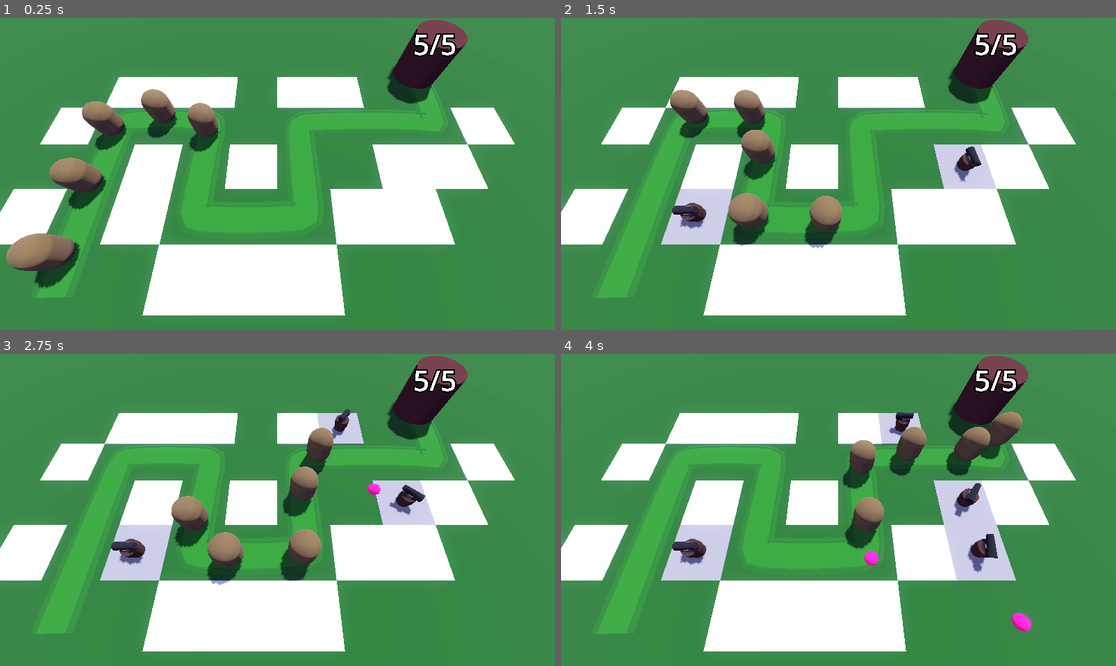
Above: before the commit, frames 1-4 (two rows, left to right).
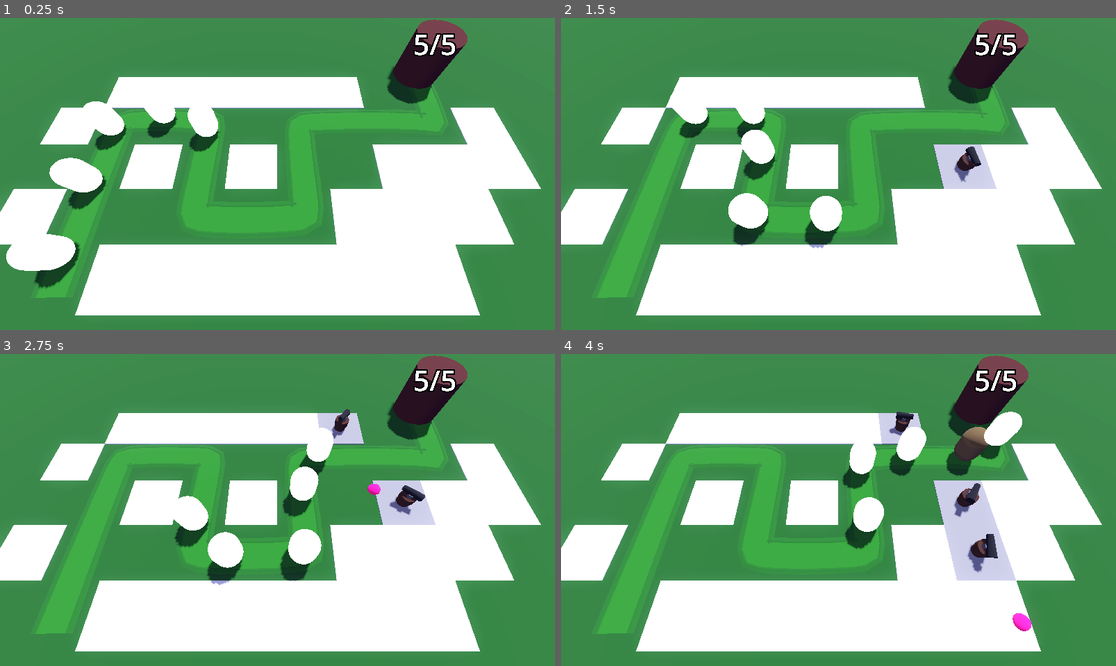
Above: after the commit, the same moments.

Repository: fbcs-hailey/Barbarian_blaster2
Game: Godot game, scene res://Base/base.tscn
The game is run twice, just before and just after one commit, with the same random seed, the same clock (stepped at 60 frames per second) and the same inputs.
Inputs (mouse positions are in pixels of both pictures, inside the frame that each line leads up to):
- Up to frame 1 (0.25 s): no input
- Up to frame 2 (1.5 s): move the mouse to (960, 158) at 0.52 s; click (960, 158) at 0.6 s; move the mouse to (727, 189) at 1.27 s; click (727, 189) at 1.35 s
- Up to frame 3 (2.75 s): move the mouse to (333, 441) at 2.02 s; click (333, 441) at 2.1 s
- Up to frame 4 (4 s): move the mouse to (810, 572) at 2.77 s; click (810, 572) at 2.85 s; move the mouse to (1005, 556) at 3.52 s; click (1005, 556) at 3.6 s

The runs differ from the first frame. In frame 1, 17% of the frame differs, in the area x 1-98%, y 18-96%; in frame 2, 16%; in frame 3, 16%; in frame 4, 15%.

Commit message:
Add animation Turret and Player

Diff:
--- a/Base/base.tscn
+++ b/Base/base.tscn
@@ -65,7 +65,7 @@
 cell_size = Vector3(4, 4, 4)
 cell_center_y = false
 data = {
-"cells": PackedInt32Array(65535, 0, 0, 65535, 2, 0, 65531, 6 …(86 unchanged characters)… , 0, 1, 65534, 0, 2, 0, 0, 65531, 1, 0, 65533, 1, 0, 1, 1, 0, 65533, 65534, 0, 4, 65535, 0, 2, 1, 0, 3, 0, 0)
+"cells": PackedInt32Array(65535, 0, 0, 65535, 2, 0, 65531, 6 …(86 unchanged characters)… , 0, 1, 65534, 0, 2, 0, 0, 65531, 1, 0, 1, 1, 0, 65533, 65534, 0, 4, 65535, 0, 2, 1, 0, 3, 0, 0, 65533, 2, 0, 1, 2, 0, 3, 1, 0, 2, 2, 0, 4, 0, 0, 65535, 65534, 0)
 }
 
 [node name="Path3D" type="Path3D" parent="."]
@@ -131,7 +131,7 @@
 loop = false
 
 [node name="Enemy4" parent="Path3D" instance=ExtResource("2_n5f2c")]
-transform = Transform3D(0.062523395, 0, -0.9980147, 0, 1, 0, 0.9980147, 0, 0.062523395, -12.323301, 0, -2.6037729)
+transform = Transform3D(0.06252339, 0, -0.99801457, 0, 1, 0, 0.99801457, 0, 0.06252339, -12.323301, 0, -2.6037729)
 progress = 15.0
 loop = false
 
--- a/Enemy/enemy.gd
+++ b/Enemy/enemy.gd
@@ -5,9 +5,12 @@
 @export_range(0,100) var speed:int=10
 @onready var home : Home =get_tree().get_first_node_in_group('home')
 @export var max_health:int=50
+@onready var animation_player: AnimationPlayer = $AnimationPlayer
 
 var health:int:
 	set(new_health):
+		if health>new_health:
+			animation_player.play("TakeDamage")
 		health=new_health
 		if health<1:
 			queue_free()
--- a/Enemy/enemy.tscn
+++ b/Enemy/enemy.tscn
@@ -1,6 +1,10 @@
-[gd_scene load_steps=5 format=3 uid="uid://po5q17b0v621"]
+[gd_scene load_steps=9 format=3 uid="uid://po5q17b0v621"]
 
 [ext_resource type="Script" uid="uid://buc21u4gdiyek" path="res://Enemy/enemy.gd" id="1_2pb1h"]
+
+[sub_resource type="StandardMaterial3D" id="StandardMaterial3D_px1sc"]
+no_depth_test = true
+shading_mode = 0
 
 [sub_resource type="StandardMaterial3D" id="StandardMaterial3D_2pb1h"]
 albedo_color = Color(0.3, 0.23900001, 0.117, 1)
@@ -14,9 +18,51 @@
 radius = 1.0244141
 height = 3.088379
 
+[sub_resource type="Animation" id="Animation_2pb1h"]
+resource_name = "TakeDamage"
+length = 0.1
+tracks/0/type = "value"
+tracks/0/imported = false
+tracks/0/enabled = true
+tracks/0/path = NodePath("DamageHighlight:visible")
+tracks/0/interp = 1
+tracks/0/loop_wrap = true
+tracks/0/keys = {
+"times": PackedFloat32Array(0, 0.1),
+"transitions": PackedFloat32Array(1, 1),
+"update": 1,
+"values": [true, false]
+}
+
+[sub_resource type="Animation" id="Animation_px1sc"]
+length = 0.001
+tracks/0/type = "value"
+tracks/0/imported = false
+tracks/0/enabled = true
+tracks/0/path = NodePath("DamageHighlight:visible")
+tracks/0/interp = 1
+tracks/0/loop_wrap = true
+tracks/0/keys = {
+"times": PackedFloat32Array(0),
+"transitions": PackedFloat32Array(1),
+"update": 1,
+"values": [true]
+}
+
+[sub_resource type="AnimationLibrary" id="AnimationLibrary_am0pq"]
+_data = {
+&"RESET": SubResource("Animation_px1sc"),
+&"TakeDamage": SubResource("Animation_2pb1h")
+}
+
 [node name="Enemy" type="PathFollow3D"]
 transform = Transform3D(0.9998914, 0, 0.01469191, 0, 1, 0, -0.01469191, 0, 0.9998914, 0, 0, 0)
 script = ExtResource("1_2pb1h")
+
+[node name="DamageHighlight" type="MeshInstance3D" parent="."]
+transform = Transform3D(1.0000002, 0, -1.8626451e-09, 0, 1, 0, 1.8626451e-09, 0, 1.0000002, 0, 1.55, 0)
+material_override = SubResource("StandardMaterial3D_px1sc")
+mesh = SubResource("CapsuleMesh_u1x2a")
 
 [node name="MeshInstance3D" type="MeshInstance3D" parent="."]
 transform = Transform3D(1.0000001, 0, -9.313226e-10, 0, 1, 0, 9.313226e-10, 0, 1.0000001, 0, 1.55, 0)
@@ -27,3 +73,8 @@
 [node name="CollisionShape3D" type="CollisionShape3D" parent="EnemyArea3D"]
 transform = Transform3D(1.0000157, 0, -9.872019e-08, 0, 1, 0, 9.872019e-08, 0, 1.0000157, 0, 1.5674074, 0)
 shape = SubResource("CapsuleShape3D_2pb1h")
+
+[node name="AnimationPlayer" type="AnimationPlayer" parent="."]
+libraries = {
+&"": SubResource("AnimationLibrary_am0pq")
+}
--- a/Turret/turret.gd
+++ b/Turret/turret.gd
@@ -4,6 +4,7 @@
 @export var projectile:PackedScene
 var enemy_path:Path3D
 var target:Node3D
+@onready var animation_player: AnimationPlayer = $AnimationPlayer
 
 func _physics_process(delta: float) -> void:
 	target=find_best_target()
@@ -16,6 +17,7 @@
 		add_child(new_projectile)
 		new_projectile.global_position=global_position
 		new_projectile.direction=global_transform.basis.z
+		animation_player.play('TurretMovement')
 
 func find_best_target()-> Enemy:
 	var best_target=null
--- a/Turret/turret.tscn
+++ b/Turret/turret.tscn
@@ -35,6 +35,43 @@
 bottom_radius = 0.3
 height = 1.5
 
+[sub_resource type="Animation" id="Animation_djkev"]
+resource_name = "TurretMovement"
+length = 0.3
+tracks/0/type = "value"
+tracks/0/imported = false
+tracks/0/enabled = true
+tracks/0/path = NodePath("TurretBase/Canon:rotation")
+tracks/0/interp = 1
+tracks/0/loop_wrap = true
+tracks/0/keys = {
+"times": PackedFloat32Array(0.0009999999, 0.2),
+"transitions": PackedFloat32Array(1, 1),
+"update": 0,
+"values": [Vector3(1.3700835, 0, 0), Vector3(1.4982256, 0, 0)]
+}
+
+[sub_resource type="Animation" id="Animation_ttsi1"]
+length = 0.001
+tracks/0/type = "value"
+tracks/0/imported = false
+tracks/0/enabled = true
+tracks/0/path = NodePath("TurretBase/Canon:rotation")
+tracks/0/interp = 1
+tracks/0/loop_wrap = true
+tracks/0/keys = {
+"times": PackedFloat32Array(0),
+"transitions": PackedFloat32Array(1),
+"update": 0,
+"values": [Vector3(1.3700835, 0, 0)]
+}
+
+[sub_resource type="AnimationLibrary" id="AnimationLibrary_r754r"]
+_data = {
+&"RESET": SubResource("Animation_ttsi1"),
+&"TurretMovement": SubResource("Animation_djkev")
+}
+
 [node name="Turret" type="Node3D"]
 script = ExtResource("1_5kpma")
 projectile = ExtResource("2_djkev")
@@ -52,10 +89,15 @@
 mesh = SubResource("BoxMesh_ttsi1")
 
 [node name="Canon" type="MeshInstance3D" parent="TurretBase"]
-transform = Transform3D(1, 0, 0, 0, 0.19936794, -0.9799247, 0, 0.9799247, 0.19936794, 0, 0.9305744, 0)
+transform = Transform3D(1, 0, 0, 0, 0.19936793, -0.9799246, 0, 0.9799246, 0.19936793, 0, 0.9305744, 0)
 mesh = SubResource("CylinderMesh_2avlq")
 
 [node name="Timer" type="Timer" parent="."]
 autostart = true
 
+[node name="AnimationPlayer" type="AnimationPlayer" parent="."]
+libraries = {
+&"": SubResource("AnimationLibrary_r754r")
+}
+
 [connection signal="timeout" from="Timer" to="." method="_on_timer_timeout"]
Not shown: 1 places in Turret/turret.tscn that only renumber resources
